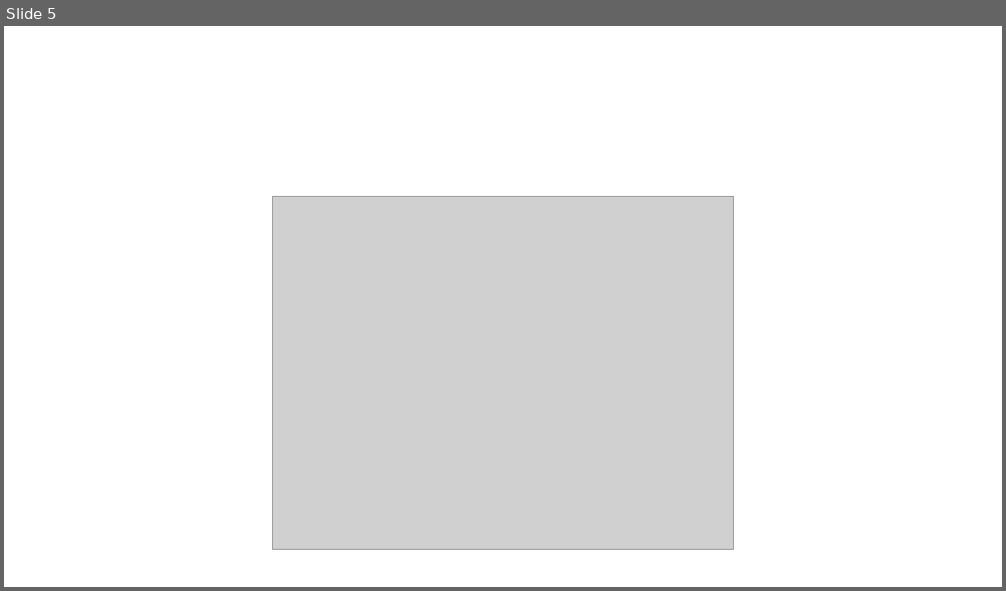
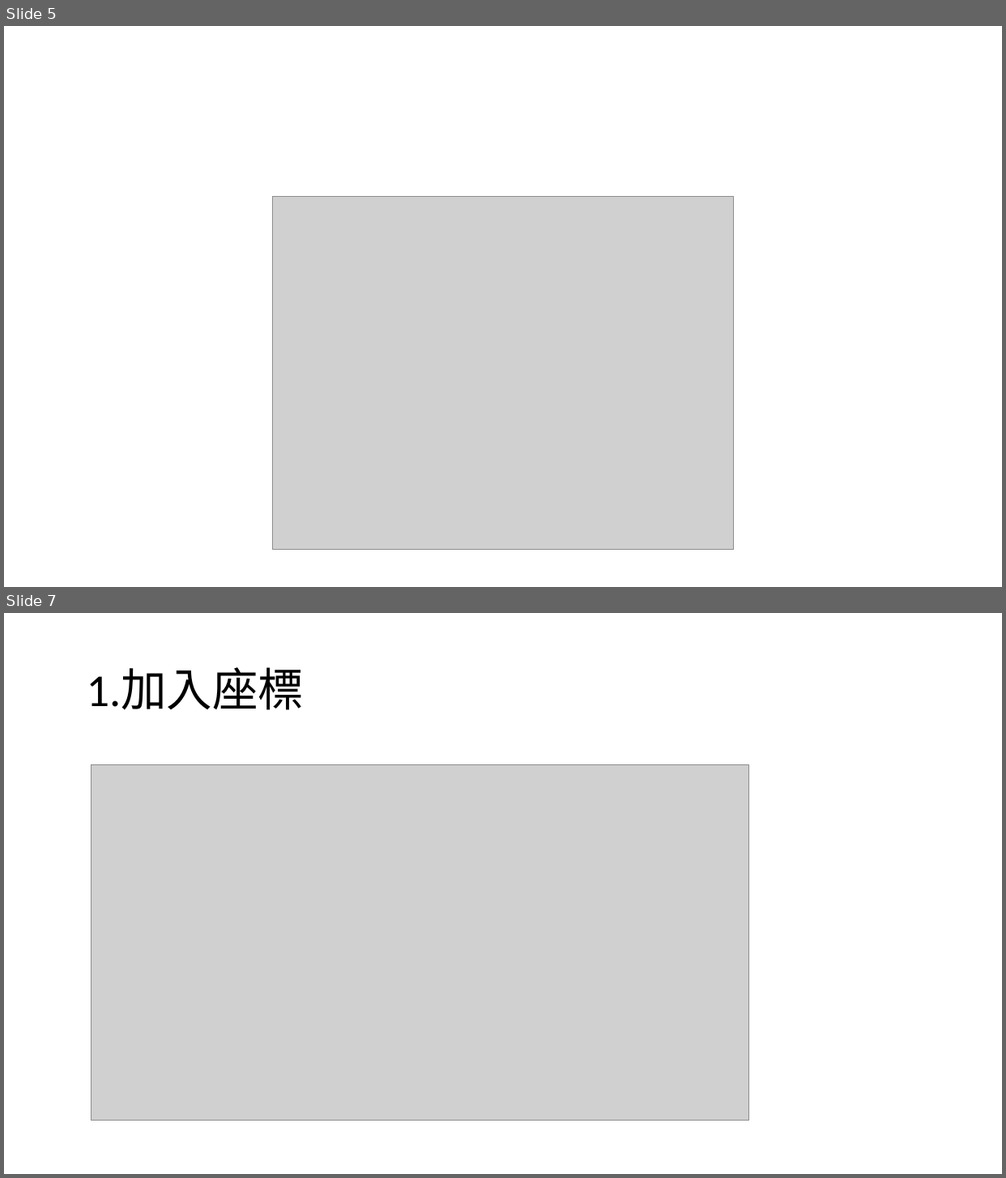
Before and after one commit to Sheng-wayne/Static-1, a slide deck: EXCEL0929.pptx. Shown one above the other, each under a label of ours: slide 5 before the commit, slides 5 and 7 after it; the slides between them are not shown. The pictures are 1006x591 and 1006x1178 pixels, drawn with LibreOffice and Linux fonts; fonts in the diff are those of the drawing; grey boxes stand for pictures. Boxes give left, top, right and bottom in pixels: in the first picture for what was removed or moved away, otherwise in the second. Text is boxed around its words. In the diff, an @@ line names an element or a change of style, - is before the commit and + after.

```diff
--- a/EXCEL0929.pptx
+++ b/EXCEL0929.pptx
@@ slide 7 added at [4,613,1002,1174], background #FFFFFF @@
@@ title added at [87,668,305,710], 44 pt, text #000000 @@
+1.加入座標
@@ picture added at [91,764,749,1121] @@
```
Also in this commit, not shown: 2 other slides added, 1 other file.
